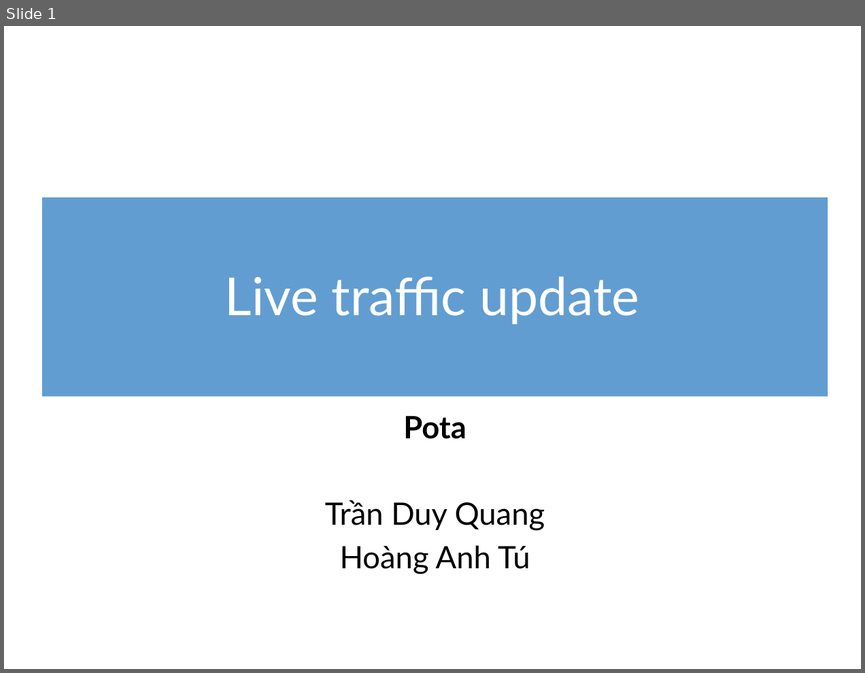
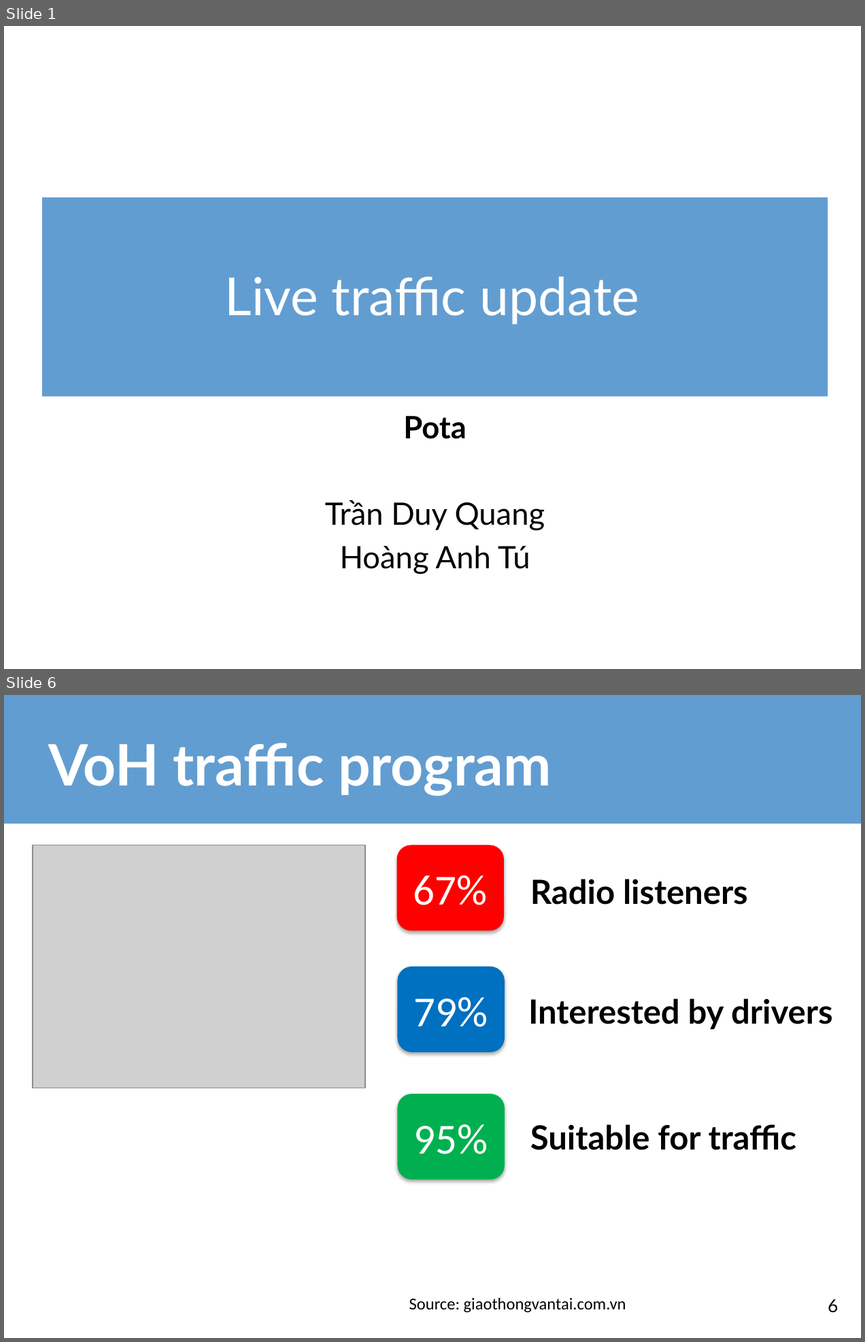
Before and after one commit to tdquang7/pota-hack-livetraffice, a slide deck: m2WorkHackathon-LiveTrafficUpdate.pptx. Shown one above the other, each under a label of ours: slide 1 before the commit, slides 1 and 6 after it; the slides between them are not shown. The pictures are 865x673 and 865x1342 pixels, drawn with LibreOffice and Linux fonts; fonts in the diff are those of the drawing; grey boxes stand for pictures. Boxes give left, top, right and bottom in pixels: in the first picture for what was removed or moved away, otherwise in the second. Text is boxed around its words. In the diff, an @@ line names an element or a change of style, - is before the commit and + after.

```diff
--- a/m2WorkHackathon-LiveTrafficUpdate.pptx
+++ b/m2WorkHackathon-LiveTrafficUpdate.pptx
@@ slide 6 added at bbox=[4, 695, 861, 1338], background #FFFFFF @@
@@ rectangle added at bbox=[4, 695, 861, 824], fill #629DD1 @@
@@ title added at bbox=[48, 743, 551, 796], 48 pt, text #FFFFFF, bold @@
+VoH traffic program
@@ picture added at bbox=[33, 845, 364, 1087] @@
@@ rounded rectangle added at bbox=[396, 845, 504, 930], fill #FF0000, 36 pt, text #FFFFFF @@
+67%
@@ text added at bbox=[530, 879, 748, 904], 28 pt, text #000000, bold @@
+Radio listeners
@@ rounded rectangle added at bbox=[397, 966, 504, 1052], fill #0070C0, 36 pt, text #FFFFFF @@
+79%
@@ text added at bbox=[528, 998, 832, 1030], 28 pt, text #000000, bold @@
+Interested by drivers
@@ rounded rectangle added at bbox=[397, 1093, 504, 1179], fill #00B050, 36 pt, text #FFFFFF @@
+95%
@@ text added at bbox=[530, 1124, 796, 1150], 28 pt, text #000000, bold @@
+Suitable for traffic
@@ text added at bbox=[409, 1297, 626, 1312], 14 pt, text #000000 @@
+Source: giaothongvantai.com.vn
@@ page number added at bbox=[827, 1299, 838, 1312], 15 pt, text #000000 @@
+6
```
Also in this commit, not shown: 3 slides changed, 10 other slides added, 3 slides removed, 1 other file.
